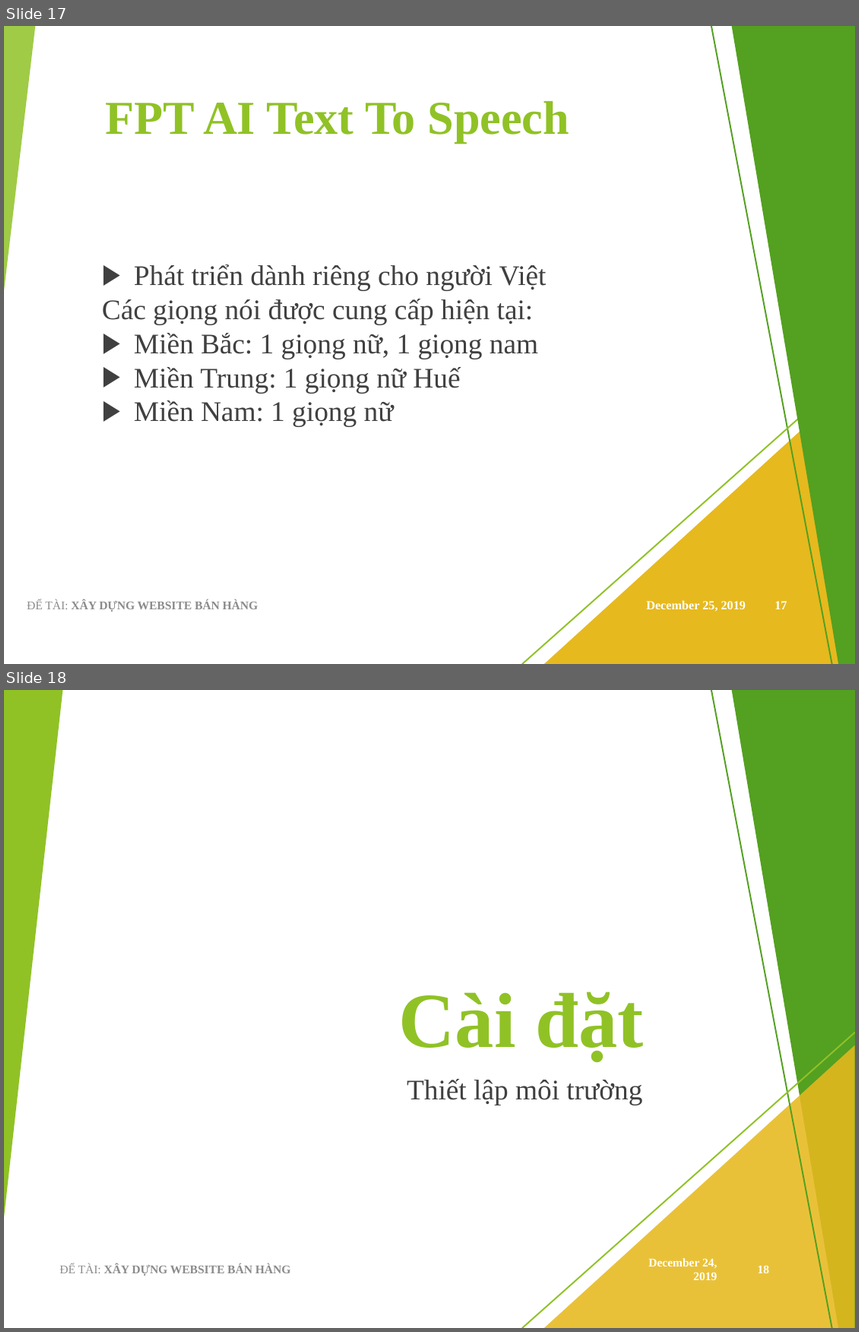
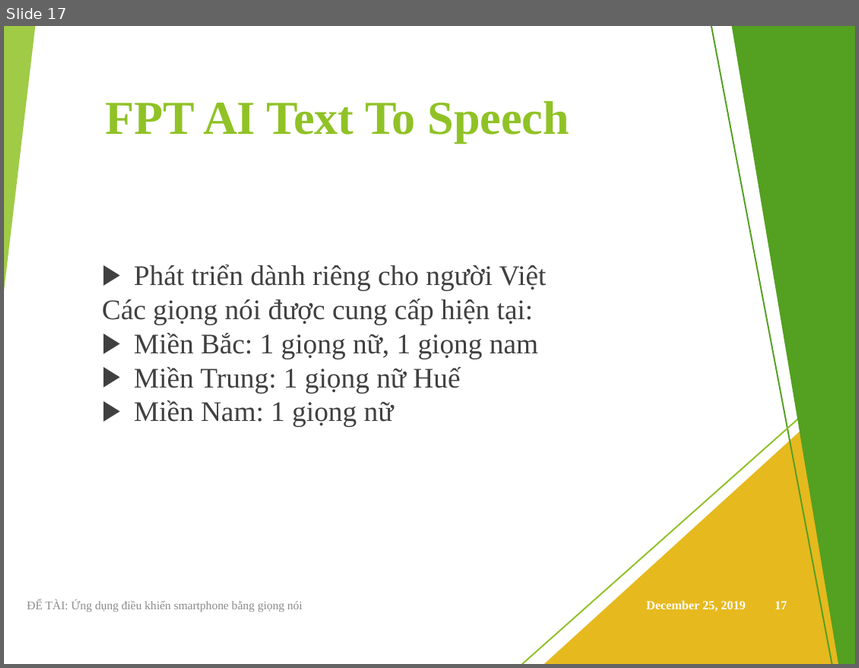
Before and after one commit to viet97/doandocs, a slide deck: DATN_Presentation.pptx. Shown one above the other, each under a label of ours: slides 17 and 18 before the commit, slide 17 after it. The pictures are 859x1332 and 859x668 pixels, drawn with LibreOffice and Linux fonts; fonts in the diff are those of the drawing. Boxes give left, top, right and bottom in pixels: in the first picture for what was removed or moved away, otherwise in the second. Text is boxed around its words. In the diff, an @@ line names an element or a change of style, - is before the commit and + after.

```diff
--- a/DATN_Presentation.pptx
+++ b/DATN_Presentation.pptx
@@ slide 18 removed at [4,690,855,1328], background #FFFFFF; not listed: 10 template elements that a slide beside it also shows @@
@@ group removed at [4,690,855,1328]: 5 freeform shapes, 3 triangles, 2 lines @@
@@ rectangle removed at [4,690,855,1328] @@
@@ triangle removed at [4,690,63,1217] @@
@@ line removed from (712, 690) to (832, 1328) @@
@@ freeform shape removed at [732,690,855,1328] @@
@@ title removed at [399,992,644,1062] @@
-Cài đặt
@@ line removed from (855, 1033) to (522, 1328) @@
@@ triangle removed at [544,1046,855,1328] @@
@@ text removed at [407,1079,642,1105] @@
-Thiết lập môi trường
@@ text removed at [648,1258,717,1281] @@
-December 24, 2019
@@ text removed at [59,1265,291,1276] @@
-ĐỂ TÀI: XÂY DỰNG WEBSITE BÁN HÀNG
@@ page number removed at [758,1265,770,1274] @@
-18
@@ slide 17 changed as well @@
@@ text at [27,601,303,612]: text changed; bold off @@
-ĐỂ TÀI: XÂY DỰNG WEBSITE BÁN HÀNG
+ĐỂ TÀI: Ứng dụng điều khiển smartphone bằng giọng nói
```
Also in this commit, not shown: 20 other slides changed, 6 slides added, 1 other slide removed.
